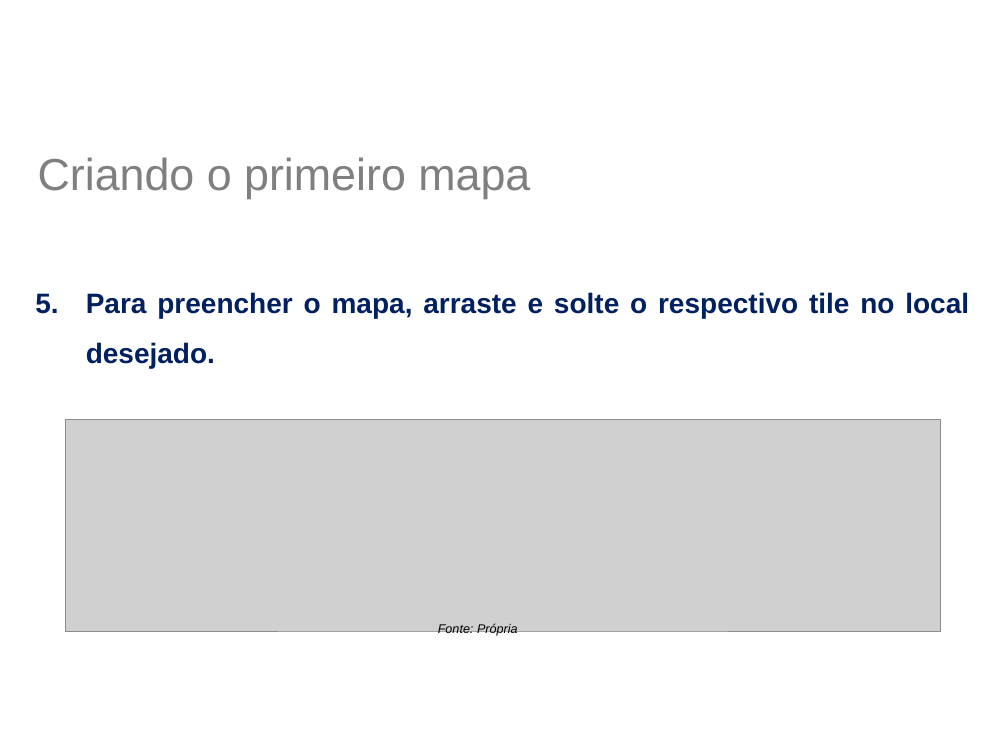
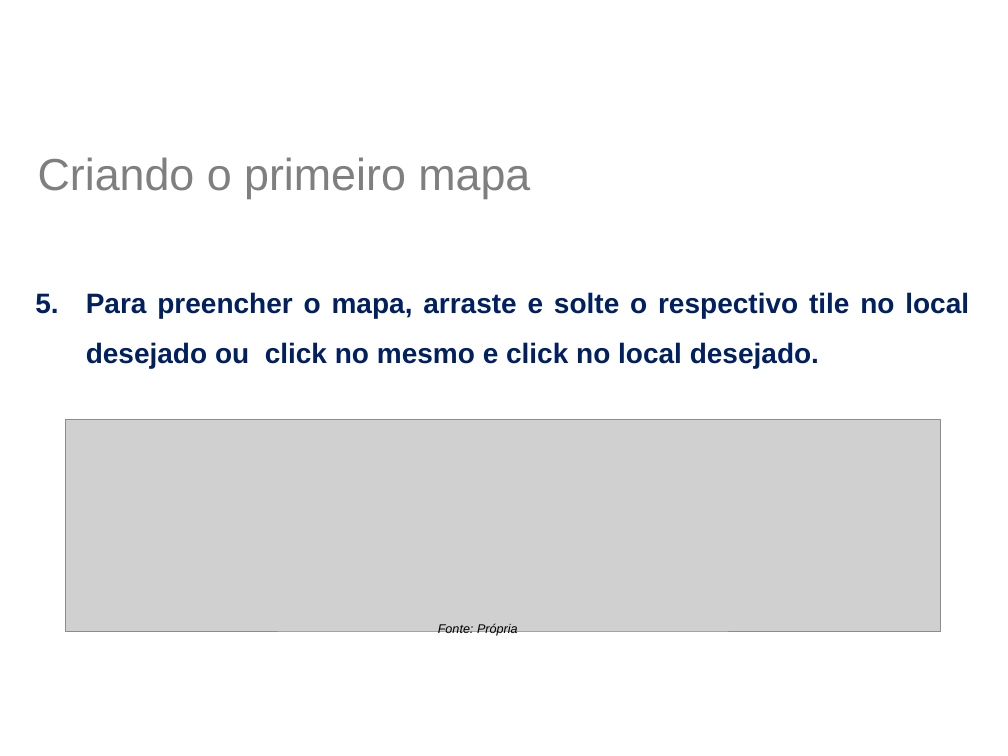
Before and after one commit to jucimarjr/html5games, a slide deck: slide 14 of phaser/tutorial - Tiled Map/Aula TiledMap.pptx. Drawn at 1008x756 pixels with LibreOffice and Linux fonts; fonts in the diff are those of the drawing; grey boxes stand for pictures; background and template pictures are left out. Boxes give left, top, right and bottom in pixels: in the first picture for what was removed or moved away, otherwise in the second. Text is boxed around its words. In the diff, an @@ line names an element or a change of style, - is before the commit and + after.

Commit message:
{Phaser]

```diff
--- a/phaser/tutorial - Tiled Map/Aula TiledMap.pptx
+++ b/phaser/tutorial - Tiled Map/Aula TiledMap.pptx
@@ text at (x1=86, y1=292, x2=969, y2=369): text changed @@
-5. Para preencher o mapa, arraste e solte o respectivo tile no local desejado.
+5. Para preencher o mapa, arraste e solte o respectivo tile no local desejado ou click no mesmo e click no local desejado.
```
